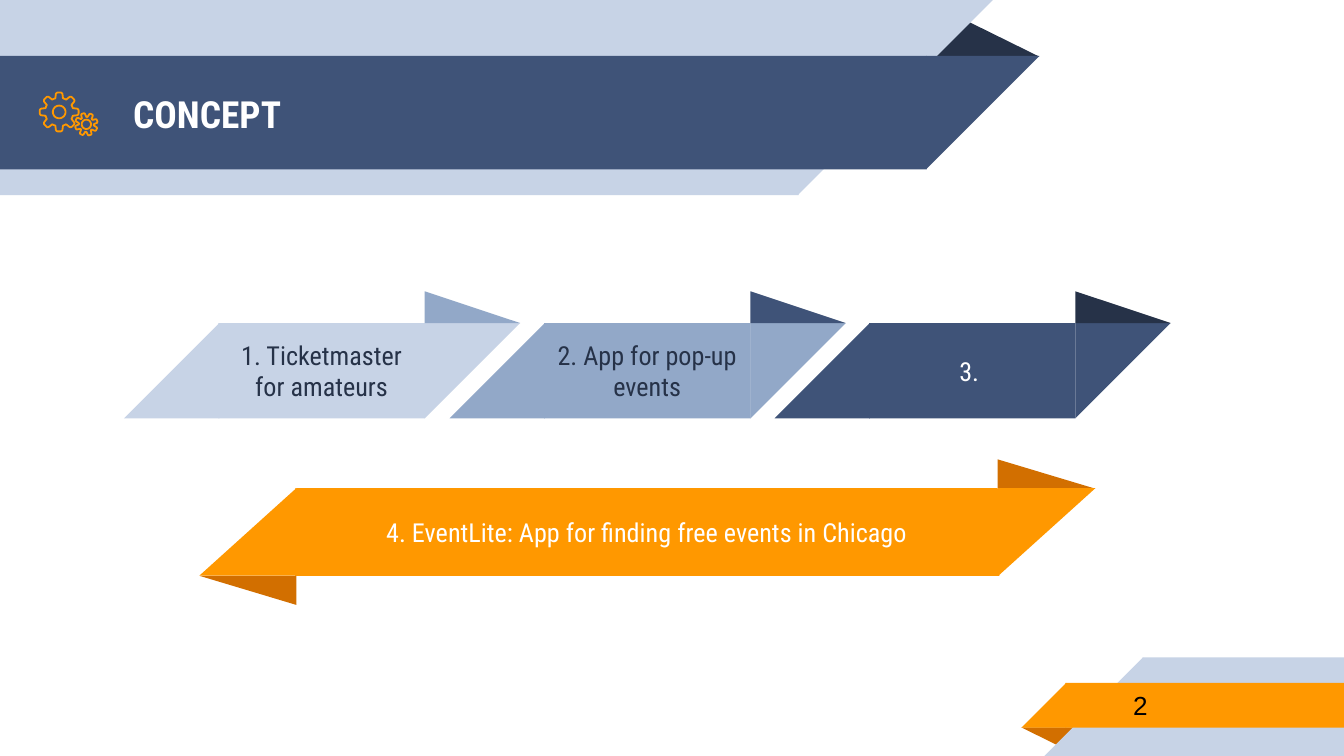
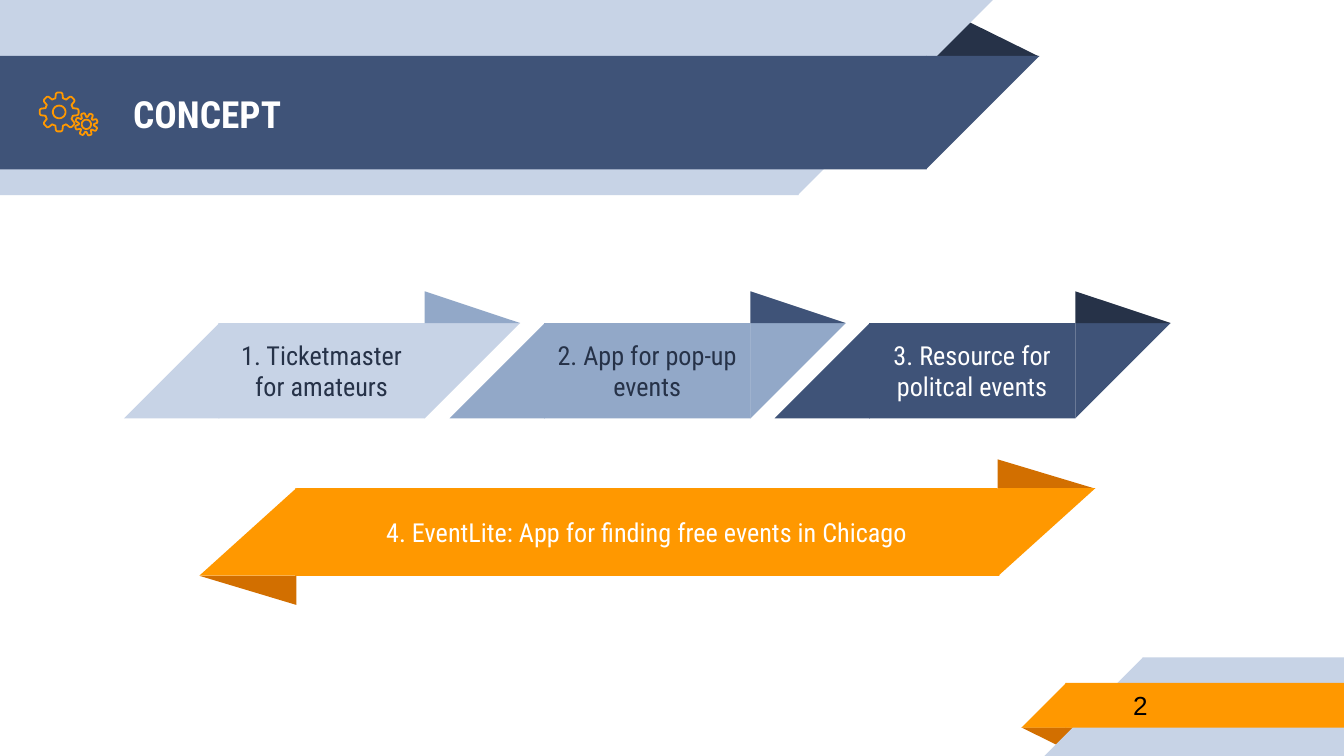
Before and after one commit to rtgiles/EventLite, a slide deck: slide 2 of EventLite.pptx. Drawn at 1344x756 pixels with LibreOffice and Linux fonts; fonts in the diff are those of the drawing. Boxes give left, top, right and bottom in pixels: in the first picture for what was removed or moved away, otherwise in the second. Text is boxed around its words. In the diff, an @@ line names an element or a change of style, - is before the commit and + after.

```diff
--- a/EventLite.pptx
+++ b/EventLite.pptx
@@ text in rectangle at [893, 345, 1050, 402]: text changed @@
-3.
+3. Resource for politcal events
```
Also in this commit, not shown: 3 other slides changed, 26 other files.
